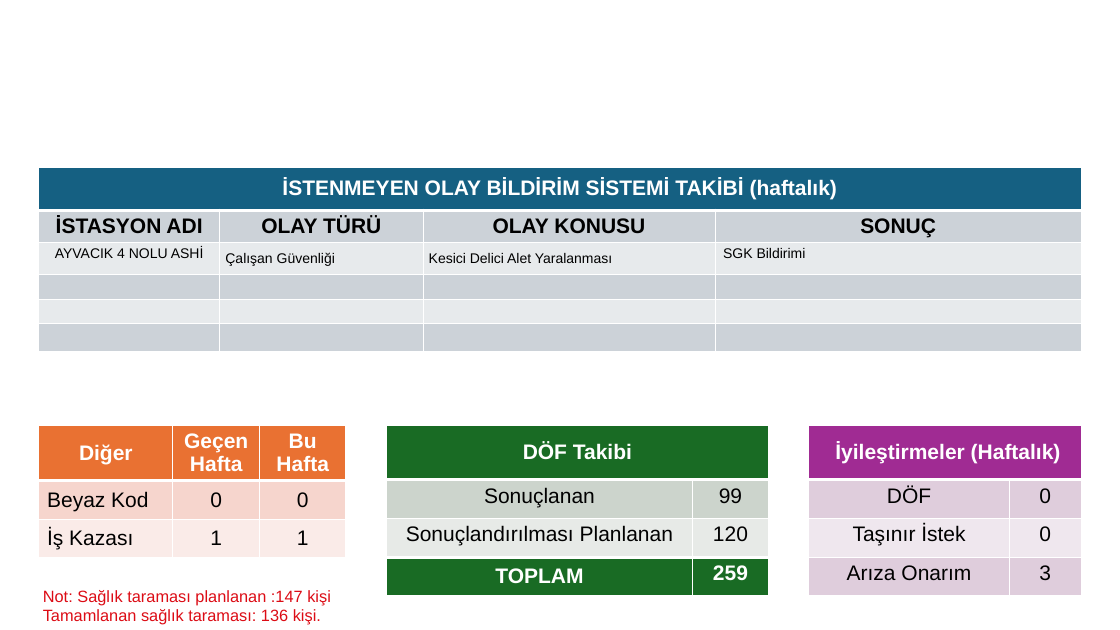
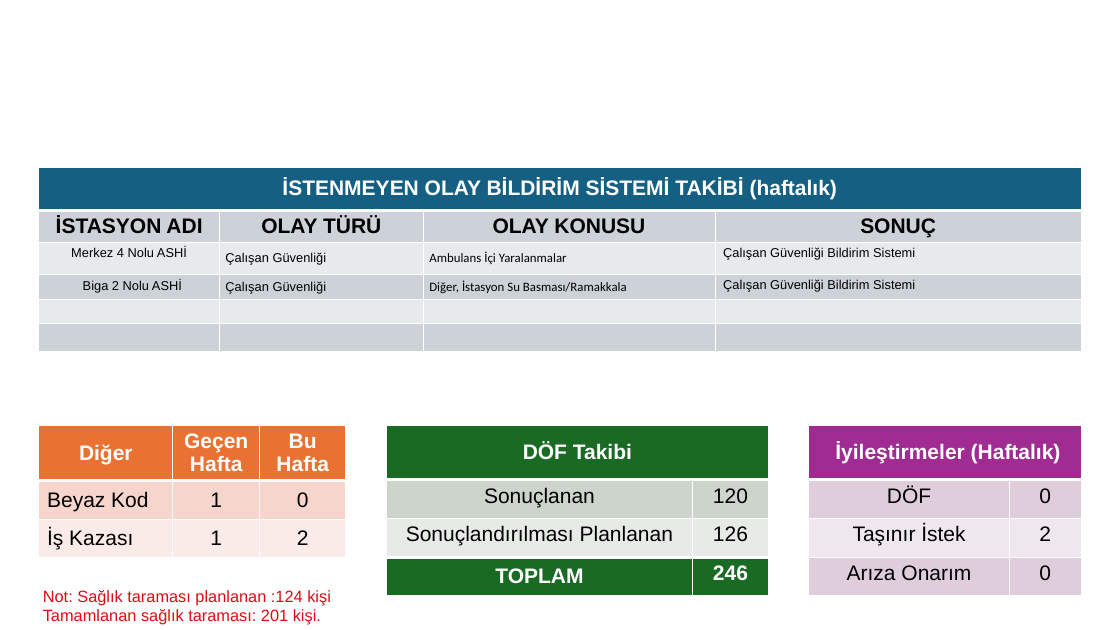
Before and after one commit to Canakkale112AcilSaglik/iasb, a slide deck: slide 12 of bulten-template.pptx. Drawn at 1120x630 pixels with LibreOffice and Linux fonts; fonts in the diff are those of the drawing; background and template pictures are left out. Boxes give left, top, right and bottom in pixels: in the first picture for what was removed or moved away, otherwise in the second. Text is boxed around its words. In the diff, an @@ line names an element or a change of style, - is before the commit and + after.

```diff
--- a/bulten-template.pptx
+++ b/bulten-template.pptx
@@ table at (39, 167, 1082, 355) @@
-row 3: AYVACIK 4 NOLU ASHİ | Çalışan Güvenliği | Kesici Delici Alet Yaralanması | SGK Bildirimi
+row 3: Merkez 4 Nolu ASHİ | Çalışan Güvenliği | Ambulans İçi Yaralanmalar | Çalışan Güvenliği Bildirim Sistemi
+row 4: Biga 2 Nolu ASHİ | Çalışan Güvenliği | Diğer, İstasyon Su Basması/Ramakkala | Çalışan Güvenliği Bildirim Sistemi
-row 6:  |  |  | 
@@ size 12 to 11 pt in "Çalışan Güvenliği" @@
@@ table at (39, 425, 346, 561) @@
-row 2, column 2: 0
+row 2, column 2: 1
-row 3, column 3: 1
+row 3, column 3: 2
@@ table at (386, 425, 768, 596) @@
-row 2, column 2: 99
+row 2, column 2: 120
-row 3, column 2: 120
+row 3, column 2: 126
-row 4, column 2: 259
+row 4, column 2: 246
@@ table at (809, 425, 1082, 596) @@
-row 3, column 2: 0
+row 3, column 2: 2
-row 4, column 2: 3
+row 4, column 2: 0
@@ text at (43, 590, 331, 625): text changed @@
-Not: Sağlık taraması planlanan :147 kişi
-Tamamlanan sağlık taraması: 136 kişi.
+Not: Sağlık taraması planlanan :124 kişi
+Tamamlanan sağlık taraması: 201 kişi.
```
Also in this commit, not shown: 11 other slides changed, 1 other file.
